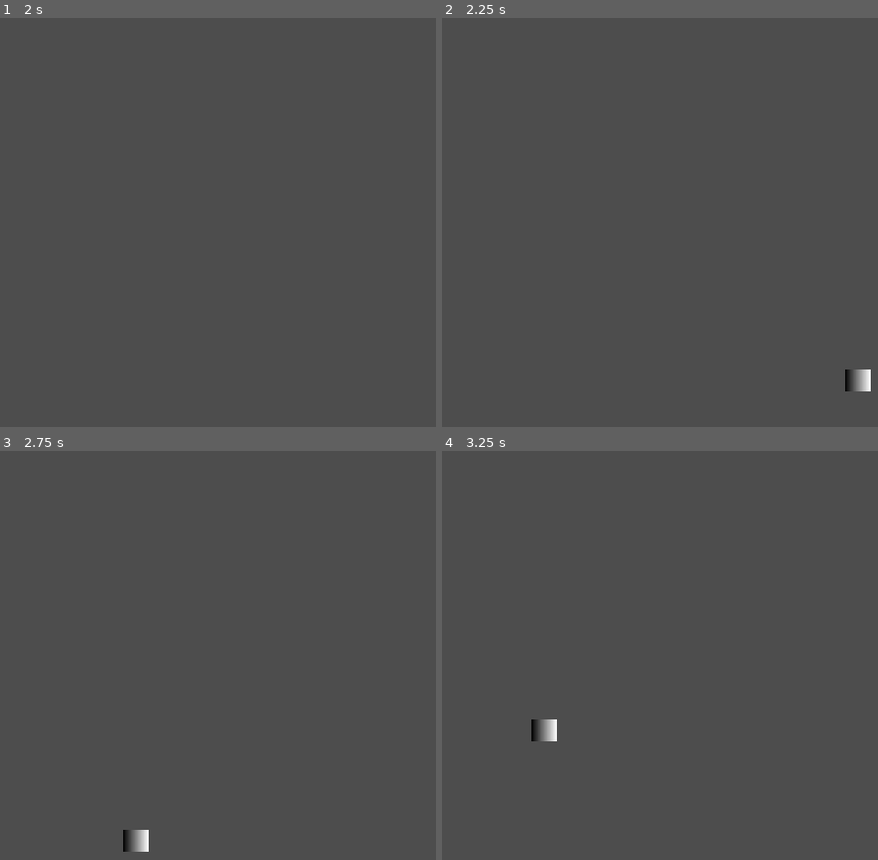
Above: before the commit, frames 1-4 (two rows, left to right).
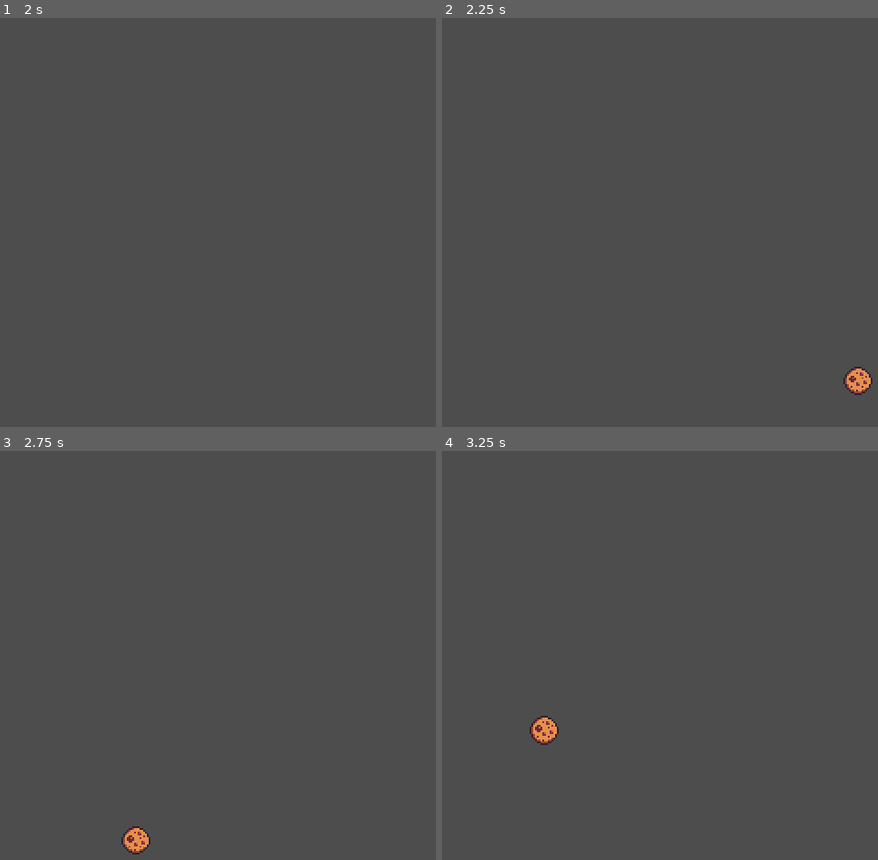
Above: after the commit, the same moments.

Repository: ajogerio/monkey-game
Game: Godot game, scene res://Scenes/player_scene.tscn
Two runs of this game, one before a commit and one after it. Both use one fixed random seed, a clock stepped at 60 frames per second and the inputs below.
Inputs (mouse positions are in pixels of both pictures, inside the frame that each line leads up to):
- Up to frame 1 (2 s): tap Enter (ui_accept) at 0.5, 1.25 s; move the mouse to (outside the picture) at 0.52 s; hold D (move_right) from 0.53 s (still down); tap E (interact) at 0.6 s; tap W (jump) at 0.77, 1.52 s; move the mouse to (161, 259) at 1.27 s; click (161, 259) at 1.35 s
- Up to frame 2 (2.25 s): tap Enter (ui_accept) at 2 s; move the mouse to (799, 140) at 2.02 s; release D (move_right) at 2.03 s; hold A (move_left) from 2.03 s (still down); tap E (interact) at 2.1 s
- Up to frame 3 (2.75 s): keep holding A (move_left)
- Up to frame 4 (3.25 s): move the mouse to (703, 757) at 2.77 s; release A (move_left) at 2.78 s; hold D (move_right) from 2.78 s (still down); click (703, 757) at 2.85 s; tap W (jump) at 3.02 s

Frame 1 is identical in both runs. In frame 2, 0.4% of the frame differs, in the area x 92-99%, y 85-93%; in frame 3, 0.4%; in frame 4, 0.4%, in the area x 20-27%, y 64-72%.

Commit message:
feat: adjust cookie sprite position

Diff:
--- a/Scenes/cookie_bullet_scene.tscn
+++ b/Scenes/cookie_bullet_scene.tscn
@@ -1,27 +1,24 @@
-[gd_scene load_steps=5 format=3 uid="uid://bp5neqwnb18rc"]
+[gd_scene load_steps=4 format=3 uid="uid://bp5neqwnb18rc"]
 
+[ext_resource type="Texture2D" uid="uid://74t0sk4v64vq" path="res://Sprites/Objects/cookie.png" id="2_6vfix"]
 [ext_resource type="Script" path="res://Scripts/cookie_bullet.gd" id="3_r6sp0"]
 
-[sub_resource type="Gradient" id="Gradient_kea6s"]
-
-[sub_resource type="GradientTexture2D" id="GradientTexture2D_ah22x"]
-gradient = SubResource("Gradient_kea6s")
-
 [sub_resource type="CircleShape2D" id="CircleShape2D_xe07u"]
+radius = 8.0
 
 [node name="Cookie_Bullet" type="Area2D" groups=["cookie_bullet"]]
-position = Vector2(49, 27)
+position = Vector2(51, 30)
 collision_layer = 8
 collision_mask = 22
 script = ExtResource("3_r6sp0")
 metadata/_edit_group_ = true
 
-[node name="Cookie Sprite" type="Sprite2D" parent="." groups=["cookie_bullet"]]
-position = Vector2(2.26498e-06, 0)
-scale = Vector2(0.21875, 0.1875)
-texture = SubResource("GradientTexture2D_ah22x")
-
 [node name="Cookie Hitbox" type="CollisionShape2D" parent="." groups=["cookie_bullet"]]
 shape = SubResource("CircleShape2D_xe07u")
 
+[node name="Cookie Sprite" type="Sprite2D" parent="." groups=["cookie_bullet"]]
+position = Vector2(-0.00270844, -0.00697708)
+scale = Vector2(1, 0.98)
+texture = ExtResource("2_6vfix")
+
 [connection signal="body_entered" from="." to="." method="_on_body_entered"]
Not shown: 2 places in Scenes/Levels/intro_cutscene.tscn that only renumber resources
Not shown, added: Sprites/Objects/cookie.png.import
